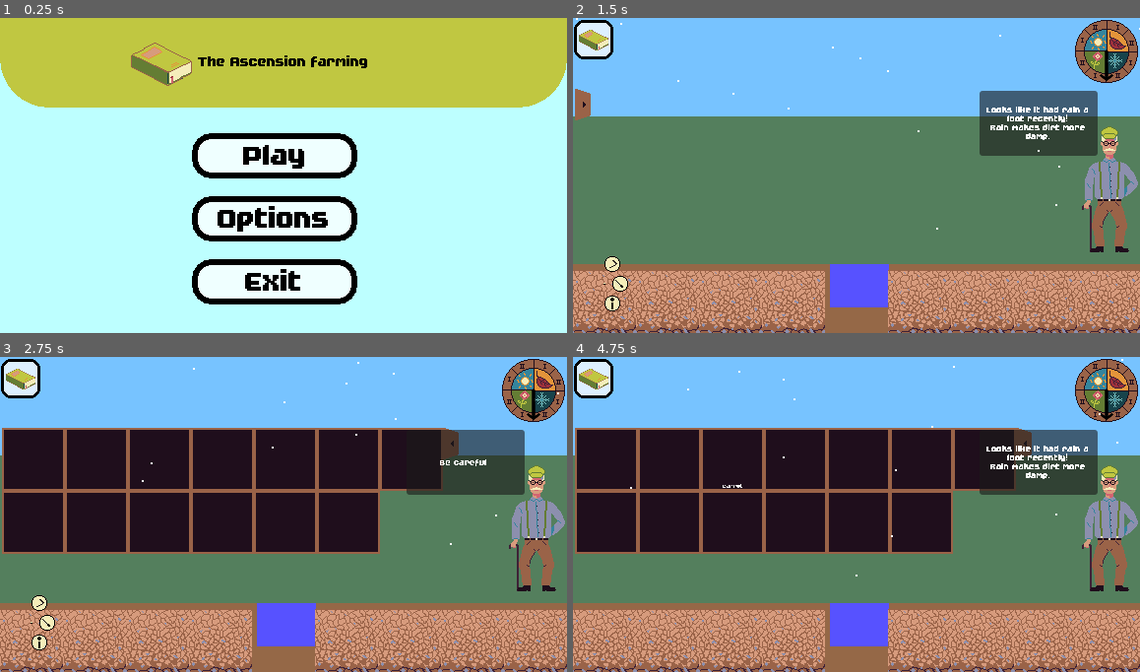
Above: before the commit, frames 1-4 (two rows, left to right).
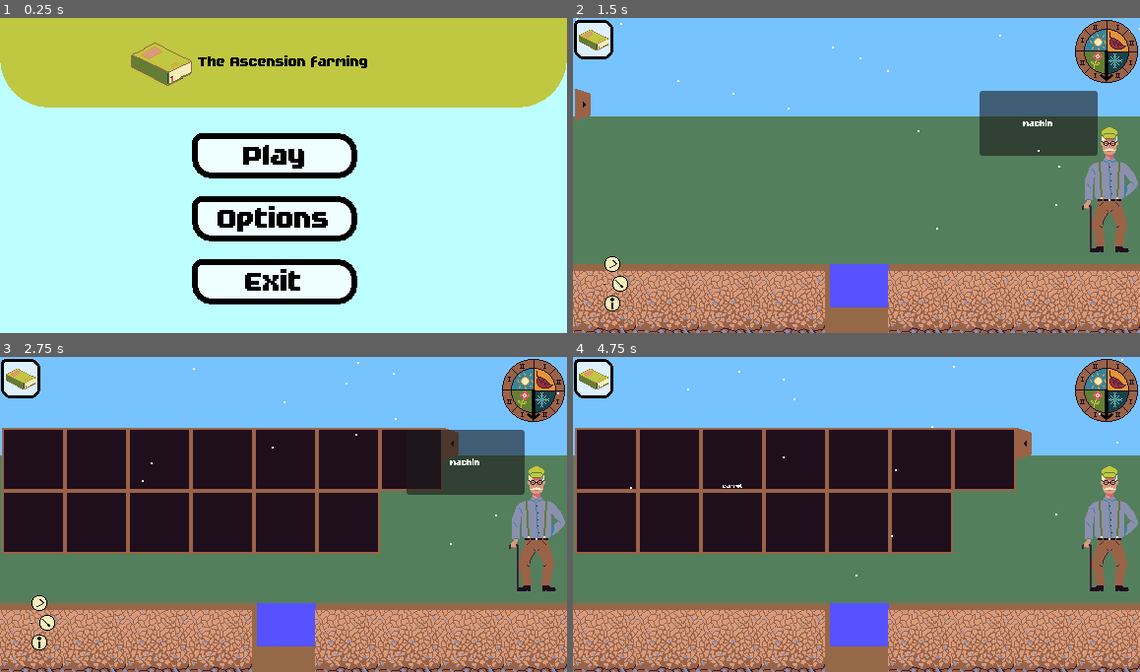
Above: after the commit, the same moments.

Repository: JustAlternate/Regenerative_Game_Jam
Game: Godot game, scene res://Scenes/menu.tscn
Same seed, same stepped clock (60 frames per second), same inputs: the game is played once before the commit and once after it. The engine's default icon, where the game draws it, is replaced by a stand-in: a white triangle on a blue panel in a dark square.
Inputs (mouse positions are in pixels of both pictures, inside the frame that each line leads up to):
- Up to frame 1 (0.25 s): no input
- Up to frame 2 (1.5 s): click "Play" at 0.5 s; click (607, 282) at 1.27 s
- Up to frame 3 (2.75 s): click (17, 445) at 2 s
- Up to frame 4 (4.75 s): click (607, 460) at 2.75 s; click (669, 460) at 3.5 s; click (731, 460) at 4.25 s

The runs differ from the first frame. In frame 1, 0.2% of the frame differs, in the area x 33-37%, y 36-82%; in frame 2, 0.5%; in frame 3, less than 0.1%; in frame 4, 3.3%, in the area x 0-93%, y 0-44%.

Commit message:
GRAND PERE SIMPLE QUI MARCHE AVEC DES BOUTONS POUR RELANCER LE GRAND PERE

Diff:
--- /dev/null
+++ b/Scenes/button_for_grandpa.tscn
@@ -0,0 +1,45 @@
+[gd_scene load_steps=6 format=3 uid="uid://do6kg650xnlrx"]
+
+[ext_resource type="FontFile" uid="uid://0bfdvx78rhbh" path="res://fonts/FutilePro.ttf" id="2_8p0q4"]
+[ext_resource type="Script" path="res://Scripts/button_for_grandpa.gd" id="3_0h5ig"]
+
+[sub_resource type="StyleBoxFlat" id="StyleBoxFlat_57o6u"]
+bg_color = Color(0.180392, 0.180392, 0.180392, 1)
+border_width_left = 2
+border_width_top = 2
+border_width_right = 2
+border_width_bottom = 2
+border_color = Color(0.392157, 0.490196, 0.203922, 1)
+corner_radius_top_left = 5
+corner_radius_top_right = 5
+corner_radius_bottom_right = 5
+corner_radius_bottom_left = 5
+corner_detail = 4
+anti_aliasing = false
+
+[sub_resource type="StyleBoxFlat" id="StyleBoxFlat_x3dwv"]
+bg_color = Color(0.180392, 0.180392, 0.180392, 1)
+border_width_left = 2
+border_width_top = 2
+border_width_right = 2
+border_width_bottom = 2
+border_color = Color(0, 0, 0, 1)
+corner_radius_top_left = 5
+corner_radius_top_right = 5
+corner_radius_bottom_right = 5
+corner_radius_bottom_left = 5
+corner_detail = 4
+anti_aliasing = false
+
+[sub_resource type="Theme" id="Theme_obpcp"]
+default_font = ExtResource("2_8p0q4")
+Button/styles/hover = SubResource("StyleBoxFlat_57o6u")
+Button/styles/normal = SubResource("StyleBoxFlat_x3dwv")
+
+[node name="Button_for_grandpa" type="Button"]
+texture_filter = 1
+focus_mode = 0
+theme = SubResource("Theme_obpcp")
+script = ExtResource("3_0h5ig")
+
+[connection signal="pressed" from="." to="." method="_on_pressed"]
--- a/Scenes/dialogue_grand_pere.tscn
+++ b/Scenes/dialogue_grand_pere.tscn
@@ -1,11 +1,12 @@
-[gd_scene load_steps=8 format=3 uid="uid://du2q4bvo17ea"]
+[gd_scene load_steps=9 format=3 uid="uid://du2q4bvo17ea"]
 
 [ext_resource type="Script" path="res://Scripts/dialogue_grand_pere.gd" id="1_5a700"]
-[ext_resource type="Texture2D" uid="uid://ewqqn58d2kfq" path="res://Assets/sprites/vieux_fou.png" id="2_uole0"]
-[ext_resource type="FontFile" uid="uid://btnbktdas72q5" path="res://fonts/FutilePro.ttf" id="3_j6ie8"]
-[ext_resource type="PackedScene" uid="uid://b05j16p7wwoul" path="res://Scenes/sound_pool.tscn" id="4_tce1e"]
-[ext_resource type="AudioStream" uid="uid://2ust1lwjbuqv" path="res://Assets/sfx/grandpa/grandpa1.wav" id="5_2k5xx"]
-[ext_resource type="AudioStream" uid="uid://c0ocifeybi7lq" path="res://Assets/sfx/grandpa/grandpa2.wav" id="6_86aom"]
+[ext_resource type="Texture2D" uid="uid://cvwqs7osof5vw" path="res://Assets/sprites/vieux_fou.png" id="2_uole0"]
+[ext_resource type="FontFile" uid="uid://0bfdvx78rhbh" path="res://fonts/FutilePro.ttf" id="3_j6ie8"]
+[ext_resource type="PackedScene" path="res://Scenes/sound_pool.tscn" id="4_tce1e"]
+[ext_resource type="AudioStream" uid="uid://blfejlquw22a4" path="res://Assets/sfx/grandpa/grandpa1.wav" id="5_2k5xx"]
+[ext_resource type="AudioStream" uid="uid://6eowc6smsx3x" path="res://Assets/sfx/grandpa/grandpa2.wav" id="6_86aom"]
+[ext_resource type="PackedScene" uid="uid://do6kg650xnlrx" path="res://Scenes/button_for_grandpa.tscn" id="7_3caav"]
 
 [sub_resource type="LabelSettings" id="LabelSettings_imwlg"]
 line_spacing = 1.0
@@ -15,6 +16,57 @@
 position = Vector2(200, 200)
 script = ExtResource("1_5a700")
 text = "Le scale c'est la vie"
+
+[node name="RichTextLabel" type="ScrollContainer" parent="."]
+offset_left = -125.0
+offset_top = -32.0
+offset_right = -31.0
+offset_bottom = 64.0
+
+[node name="VBoxContainer" type="VBoxContainer" parent="RichTextLabel"]
+layout_mode = 2
+
+[node name="Button_for_grandpa" parent="RichTextLabel/VBoxContainer" instance=ExtResource("7_3caav")]
+visible = false
+layout_mode = 2
+text = "Rain"
+texte = "pluie"
+
+[node name="Button_for_grandpa2" parent="RichTextLabel/VBoxContainer" instance=ExtResource("7_3caav")]
+visible = false
+layout_mode = 2
+text = "Rain"
+texte = "pluie"
+
+[node name="Button_for_grandpa3" parent="RichTextLabel/VBoxContainer" instance=ExtResource("7_3caav")]
+visible = false
+layout_mode = 2
+text = "Sunlight"
+texte = "soleil"
+
+[node name="Button_for_grandpa4" parent="RichTextLabel/VBoxContainer" instance=ExtResource("7_3caav")]
+visible = false
+layout_mode = 2
+text = "Sunlight"
+texte = "soleil"
+
+[node name="Button_for_grandpa5" parent="RichTextLabel/VBoxContainer" instance=ExtResource("7_3caav")]
+visible = false
+layout_mode = 2
+text = "Sunlight"
+texte = "soleil"
+
+[node name="Button_for_grandpa6" parent="RichTextLabel/VBoxContainer" instance=ExtResource("7_3caav")]
+visible = false
+layout_mode = 2
+text = "Sunlight"
+texte = "soleil"
+
+[node name="Button_for_grandpa7" parent="RichTextLabel/VBoxContainer" instance=ExtResource("7_3caav")]
+visible = false
+layout_mode = 2
+text = "Sunlight"
+texte = "soleil"
 
 [node name="Sprite2D" type="Sprite2D" parent="."]
 texture_filter = 1
@@ -42,8 +94,14 @@
 
 [node name="AudioStreamPlayer" type="AudioStreamPlayer" parent="GrandpaSFX"]
 stream = ExtResource("5_2k5xx")
-bus = &"SFX"
 
 [node name="AudioStreamPlayer2" type="AudioStreamPlayer" parent="GrandpaSFX"]
 stream = ExtResource("6_86aom")
-bus = &"SFX"
+
+[connection signal="button_activated" from="RichTextLabel/VBoxContainer/Button_for_grandpa" to="." method="_on_button_for_grandpa_button_activated"]
+[connection signal="button_activated" from="RichTextLabel/VBoxContainer/Button_for_grandpa2" to="." method="_on_button_for_grandpa_button_activated"]
+[connection signal="button_activated" from="RichTextLabel/VBoxContainer/Button_for_grandpa3" to="." method="_on_button_for_grandpa_button_activated"]
+[connection signal="button_activated" from="RichTextLabel/VBoxContainer/Button_for_grandpa4" to="." method="_on_button_for_grandpa_button_activated"]
+[connection signal="button_activated" from="RichTextLabel/VBoxContainer/Button_for_grandpa5" to="." method="_on_button_for_grandpa_button_activated"]
+[connection signal="button_activated" from="RichTextLabel/VBoxContainer/Button_for_grandpa6" to="." method="_on_button_for_grandpa_button_activated"]
+[connection signal="button_activated" from="RichTextLabel/VBoxContainer/Button_for_grandpa7" to="." method="_on_button_for_grandpa_button_activated"]
--- /dev/null
+++ b/Scripts/button_for_grandpa.gd
@@ -0,0 +1,16 @@
+extends Button
+
+signal button_activated(texte_name:String)
+@export var texte = ""
+
+# Called when the node enters the scene tree for the first time.
+func _ready():
+	pass # Replace with function body.
+
+# Called every frame. 'delta' is the elapsed time since the previous frame.
+func _process(delta):
+	pass
+
+
+func _on_pressed():
+	button_activated.emit(texte)
--- a/Scripts/dialogue_grand_pere.gd
+++ b/Scripts/dialogue_grand_pere.gd
@@ -4,104 +4,52 @@
 @export var hauteur_bulle_texte:int
 @export var text = "Grosse murge"
 @export var taille_police:int
-@export var time_betwen_carac:float = 0.05
+@export var time_betwen_carac:float = 0.03
 @export var time_betwen_dialogue:float = 5
+var Talking:bool = false
 
-var time_counter:float = 0
-var dialogue_state:String = "off" # on = parle, off= ne parle pas, pending = attend un clic pour continuer le dialogue
-var dialogue_queue:Array = [] #liste des dialogues à dire(key du dico_dialogue)
+var dialogue_queue = ["rain"] #liste des dialogues à dire(key du dico_dialogue)
 
 var dialogue_progress:int #nombre de caractères écrits
 var dialogue_section:int = 0
+@export var dialogue_unlocked = 1
 var dico_dialogue = {
-	"rain": ["Looks like it had rain a loot recently!\nRain makes dirt more damp.", "Be careful with your plants!"]
-} # dico de liste de dilogue (un dialogue coupé dans une liste)
+	"pluie":[true,["machin","machin2"]],
+	"soleil":[true,["truc","truc2"]]
+}
 
+func _ready():
+	show_buttons(dialogue_unlocked)
+	grandpa_talk("pluie")
 
-func grandpa_come(): #a appeler seulement quand le grandpa parle
-	GlobalVariables.game_state = "grandpa"
-	visible = true
-	$GrandpaSFX.play_random_sound()
+func show_buttons(nbr_buttons):
+	for i in range(nbr_buttons):
+		$RichTextLabel/VBoxContainer.get_child(i).visible = true
 
-func grandpa_leave():
-	GlobalVariables.game_state = "playing"
-	visible = false
+func writing_text(text):
+	$Panel/Label.text = ""
+	for letter in text:
+		$Panel/Label.text += letter
+		await get_tree().create_timer(time_betwen_carac).timeout
 
-# Called when the node enters the scene tree for the first time.
-func _ready():
-	$Panel/Label.text = text
-	$Panel/Label
-	grandpa_talk("rain")
-	grandpa_talk("rain")
+func grandpa_talk(text):
+	$Panel.visible = true
+	Talking = true
 
+	$GrandpaSFX/AudioStreamPlayer2.play()
+	for i in range(len(dico_dialogue[text][1])):
+		$GrandpaSFX/AudioStreamPlayer.play()
+		writing_text(dico_dialogue[text][1][i])
+		await get_tree().create_timer(2.0).timeout
 
-func next_dialogue_if_needed():
-	print("len:", len(dialogue_queue))
-	if len(dialogue_queue) >= 1:
-		$GrandpaSFX.play_random_sound()
-		dialogue_state = "on"
-		$Panel/Label.text = ""
-		dialogue_progress = 0
-		dialogue_section = 0
-	else:
-		dialogue_state = "off"
-		grandpa_leave()
+	Talking = false
+	$Panel.visible = false
 
+func _on_button_for_grandpa_button_activated(texte_name):
+	if not(Talking):
+		grandpa_talk(texte_name)
 
-func process_input():
-	if Input.is_action_just_pressed("left_click"):
-		if dialogue_state == "pending":
-			dialogue_state = "on"
-			$Panel/Label.text = ""
-			$GrandpaSFX.play_random_sound()
-			return
-		if dialogue_state == "pending_off":
-			next_dialogue_if_needed()
-			return
-		if dialogue_state == "on":
-			dialogue_progress = len(dico_dialogue[dialogue_queue[0]][dialogue_section])
-			$Panel/Label.text = dico_dialogue[dialogue_queue[0]][dialogue_section]
-			reset_dialogue_if_needed()
-			return
-
-
-func reset_dialogue_if_needed():
-	if dialogue_progress < len(dico_dialogue[dialogue_queue[0]][dialogue_section]):
-		return
-
-	dialogue_section += 1
-	if dialogue_section >= len(dico_dialogue[dialogue_queue[0]]):
-		dialogue_state = "pending_off"
-		dialogue_queue.pop_front()
-		print("dialogue finished")
-	else:
-		dialogue_progress = 0
-		dialogue_state = "pending"
-
-
-func process_dialogue(delta):
-	if dialogue_state == "on":
-		time_counter += delta
-		if time_counter > time_betwen_carac:
-			$Panel/Label.text += dico_dialogue[dialogue_queue[0]][dialogue_section][dialogue_progress]
-			dialogue_progress += 1
-			time_counter = 0
-			reset_dialogue_if_needed()
-
-
-# Called every frame. 'delta' is the elapsed time since the previous frame.
 func _process(delta):
-	process_input()
-	process_dialogue(delta)
-
-
-func grandpa_talk(dialogue_name:String):
-
-	dialogue_queue.append(dialogue_name)
-	if len(dialogue_queue) == 1:
-		$Panel/Label.text = ""
-		grandpa_come()
-		dialogue_state = "on"
-		dialogue_progress = 0
-		dialogue_section = 0
-		time_counter = 0
+	if ($RichTextLabel.position.x <= get_local_mouse_position()[0] and get_local_mouse_position()[0] <=  $RichTextLabel.position.x + $RichTextLabel.size.x and $RichTextLabel.position.y <= get_local_mouse_position()[1] and get_local_mouse_position()[1] <= $RichTextLabel.position.y + $RichTextLabel.size.y) :
+		$RichTextLabel.visible = true
+	else:$RichTextLabel.visible = false
--- a/button_type_hover.tres
+++ b/button_type_hover.tres
@@ -1,7 +1,7 @@
 [gd_resource type="StyleBoxFlat" format=3 uid="uid://ce0ja15527606"]
 
 [resource]
-bg_color = Color(1, 1, 1, 0.74902)
+bg_color = Color(0.180392, 0.180392, 0.180392, 1)
 border_width_left = 3
 border_width_top = 3
 border_width_right = 3
--- a/button_type_normal.tres
+++ b/button_type_normal.tres
@@ -7,7 +7,7 @@
 border_width_right = 3
 border_width_bottom = 3
 border_color = Color(0, 0, 0, 1)
-corner_radius_top_left = 10
+corner_radius_top_left = 5
 corner_radius_top_right = 10
 corner_radius_bottom_right = 10
 corner_radius_bottom_left = 10
